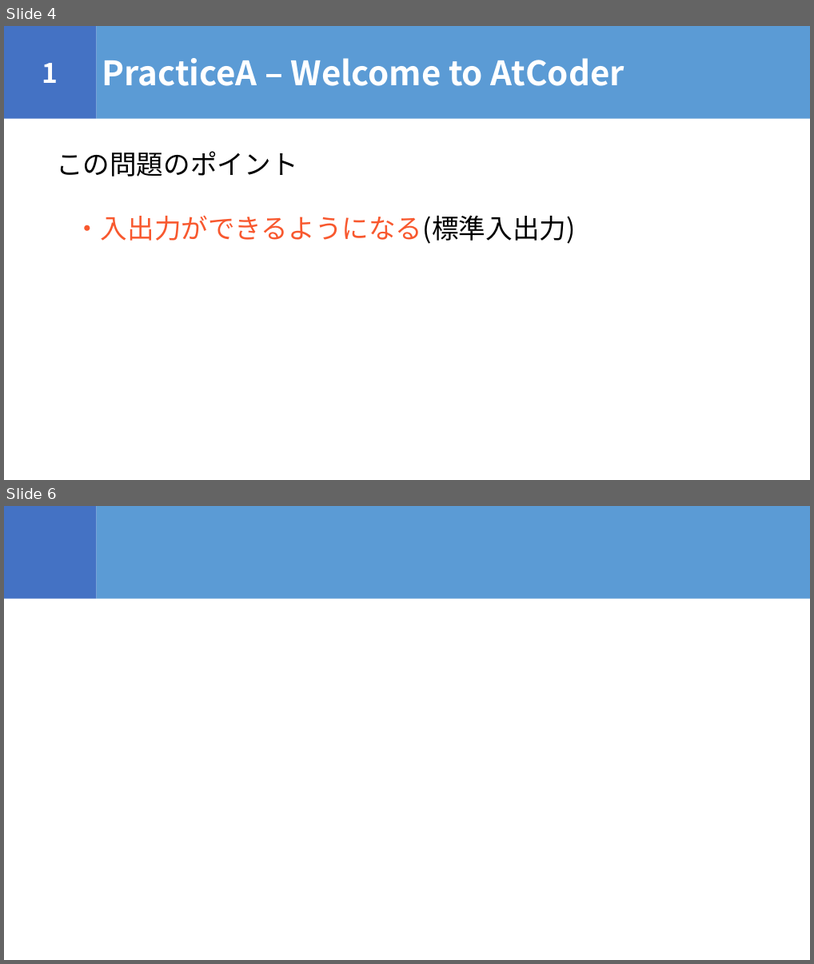
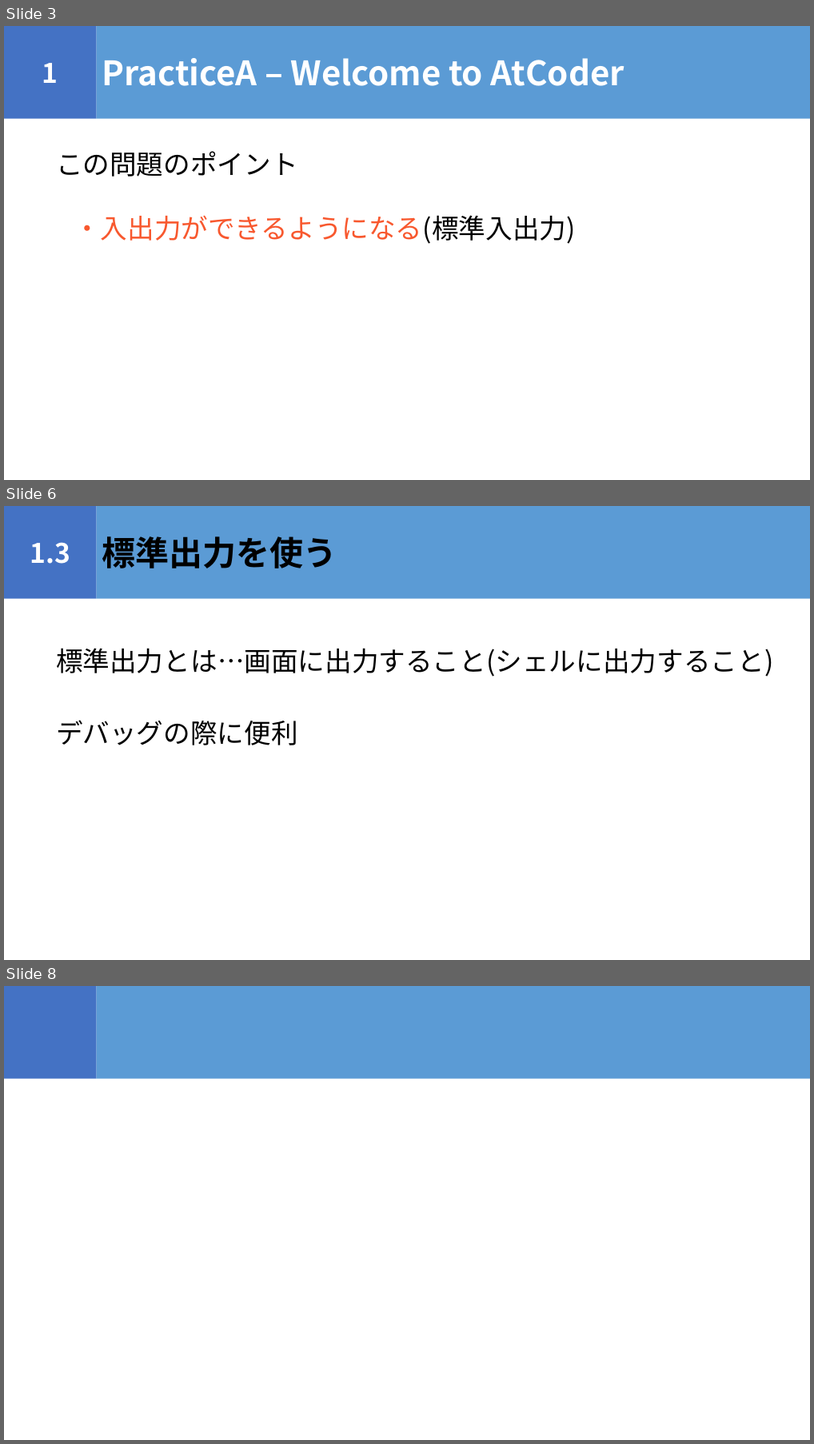
Before and after one commit to igeeeeee/triC_AtCoder_Beginners_Selection, a slide deck: ABS_勉強会.pptx. Shown one above the other, each under a label of ours: slides 4 and 6 before the commit, slides 3, 6 and 8 after it; the slides between them are not shown. The pictures are 814x964 and 814x1444 pixels, drawn with LibreOffice and Linux fonts; fonts in the diff are those of the drawing. Boxes give left, top, right and bottom in pixels: in the first picture for what was removed or moved away, otherwise in the second. Text is boxed around its words. In the diff, an @@ line names an element or a change of style, - is before the commit and + after.

```diff
--- a/ABS_勉強会.pptx
+++ b/ABS_勉強会.pptx
@@ slide 6 added at (x1=4, y1=506, x2=810, y2=960), background #FFFFFF @@
@@ rectangle added at (x1=4, y1=506, x2=97, y2=599), fill #4472C4, 32 pt, text #FFFFFF, bold @@
+1.3
@@ rectangle added at (x1=97, y1=506, x2=810, y2=599), fill #5B9BD5, 40 pt, text #000000, bold @@
+標準出力を使う
@@ text added at (x1=56, y1=648, x2=774, y2=676), 32 pt, text #000000 @@
+標準出力とは…画面に出力すること(シェルに出力すること)
@@ text added at (x1=56, y1=720, x2=298, y2=745), 32 pt, text #000000 @@
+デバッグの際に便利
@@ what was slide 4 is now slide 3 @@
@@ what was slide 6 is now slide 8 @@
```
Also in this commit, not shown: 2 slides changed, 5 other slides added, 1 slide removed, 2 other files.
